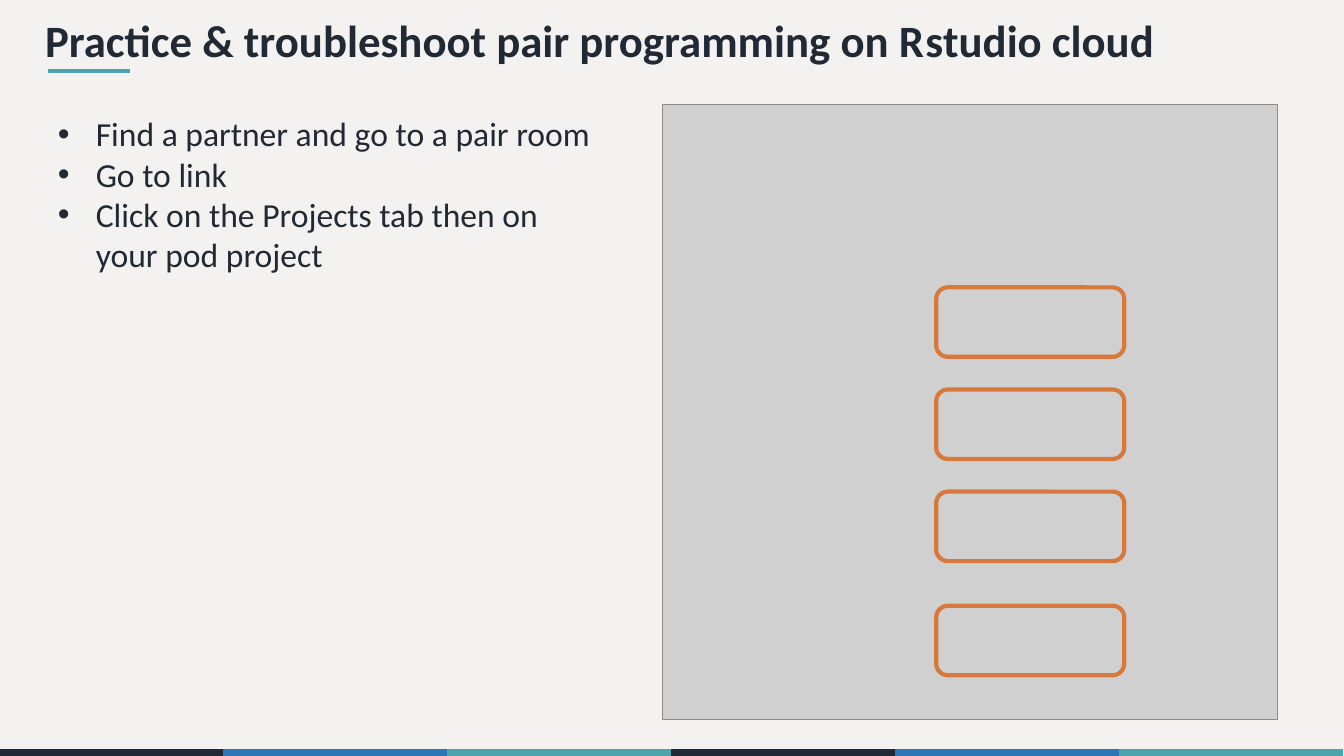
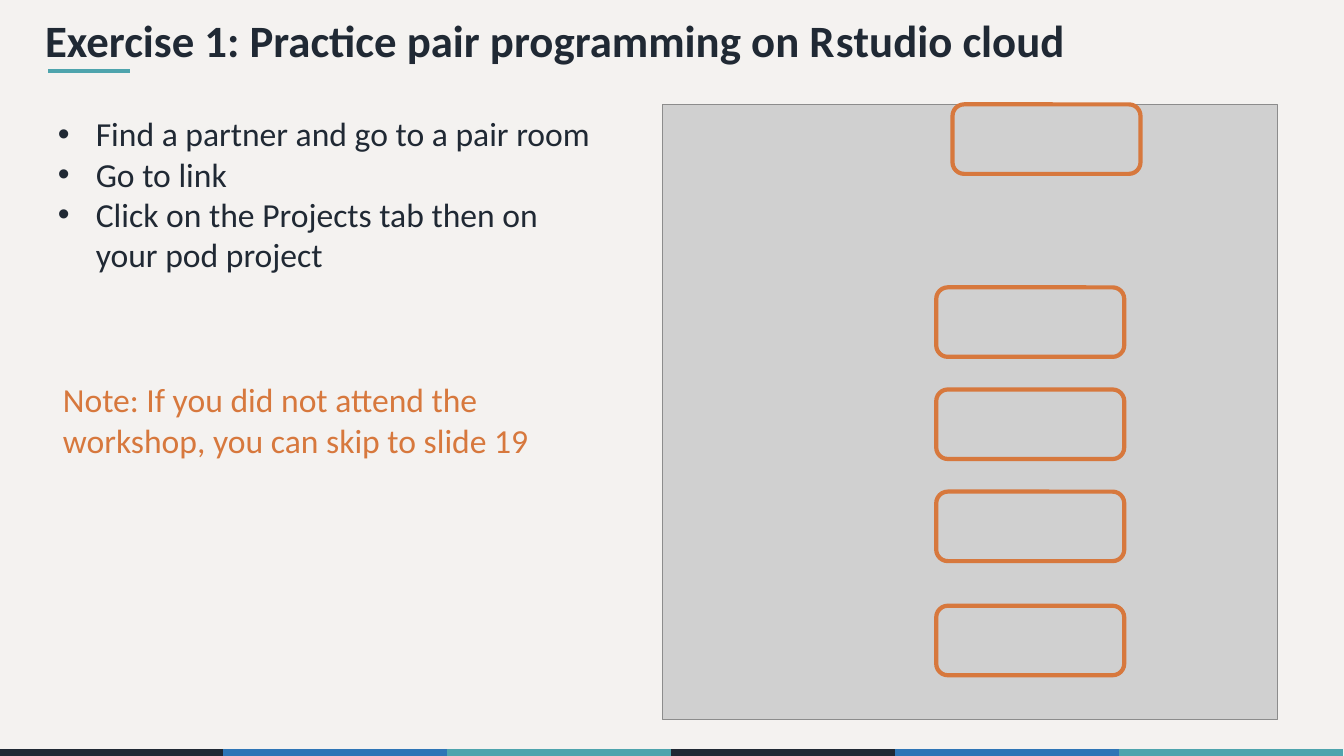
Before and after one commit to the-graph-courses/rbp_cohort_0_materials, a slide deck: slide 16 of week_01/slides/rbp_workshop_01.pptx. Drawn at 1344x756 pixels with LibreOffice and Linux fonts; fonts in the diff are those of the drawing; grey boxes stand for pictures. Boxes give left, top, right and bottom in pixels: in the first picture for what was removed or moved away, otherwise in the second. Text is boxed around its words. In the diff, an @@ line names an element or a change of style, - is before the commit and + after.

```diff
--- a/week_01/slides/rbp_workshop_01.pptx
+++ b/week_01/slides/rbp_workshop_01.pptx
@@ title at (x1=45, y1=25, x2=1065, y2=65): text changed @@
-Practice & troubleshoot pair programming on Rstudio cloud
+Exercise 1: Practice pair programming on Rstudio cloud
@@ rounded rectangle added at (x1=953, y1=105, x2=1140, y2=174), outline #D7783D 3 pt @@
@@ text added at (x1=63, y1=388, x2=528, y2=459), 24 pt, text #D7783D @@
+Note: If you did not attend the workshop, you can skip to slide 19
```
Also in this commit, not shown: 14 other slides changed, 3 slides added, 2 slides removed, 10 other files.
